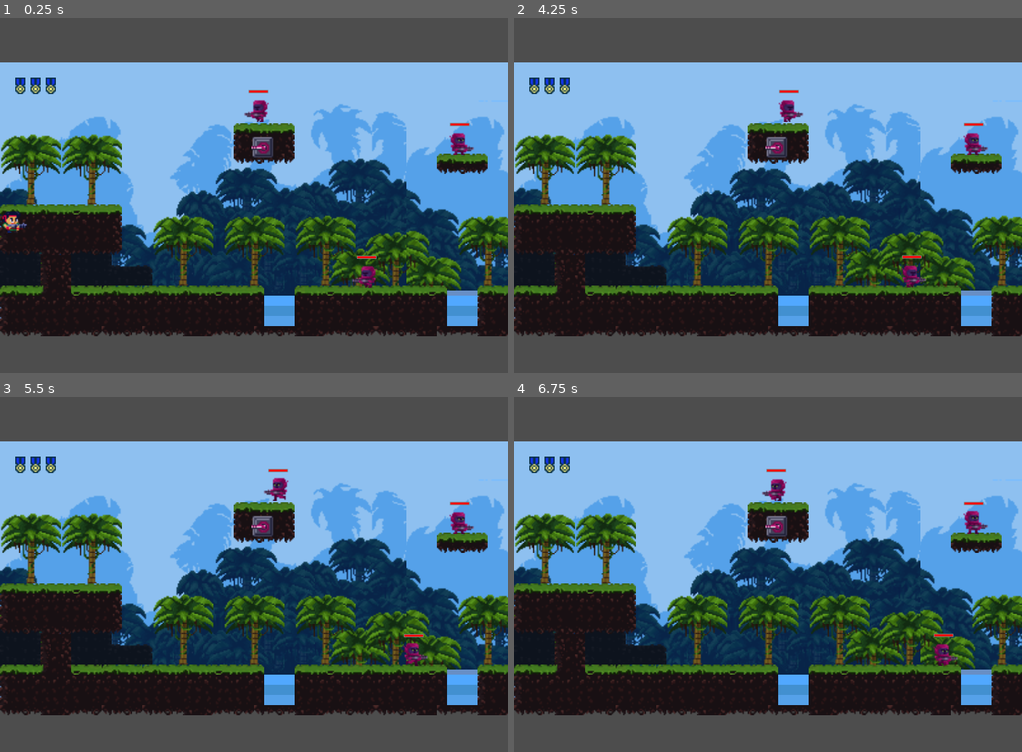
Above: before the commit, frames 1-4 (two rows, left to right).
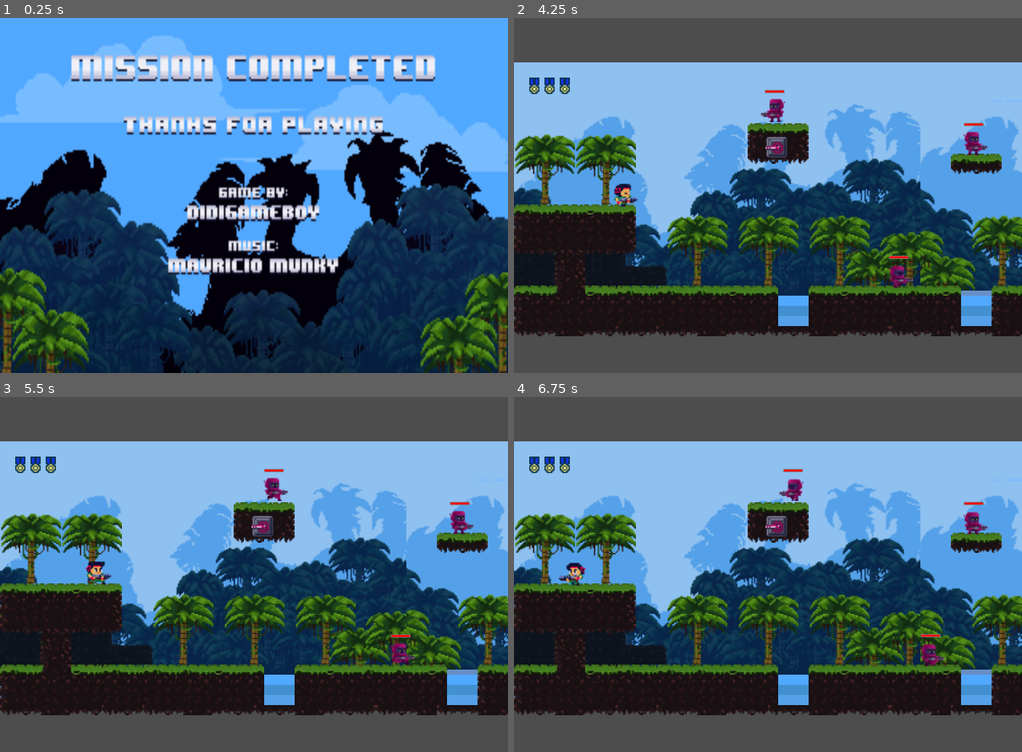
Above: after the commit, the same moments.

Repository: YugeCse/first-blood
Game: Godot game, scene res://scenes/tscns/splash_scene.tscn
The game is run twice, just before and just after one commit, with the same random seed, the same clock (stepped at 60 frames per second) and the same inputs. Before the commit the project starts from res://scenes/tscns/main_scene.tscn.
Inputs:
- Up to frame 1 (0.25 s): no input
- Up to frame 2 (4.25 s): hold Right (ui_right) 0.53-2.03 s; tap Up (ui_up) at 0.77, 1.52, 3.02, 3.77 s; hold Left (ui_left) 2.03-2.78 s; hold Right (ui_right) from 2.78 s (still down)
- Up to frame 3 (5.5 s): release Right (ui_right) at 4.28 s; hold Left (ui_left) 4.28-5.03 s; tap Up (ui_up) at 4.52 s; hold Right (ui_right) from 5.03 s (still down)
- Up to frame 4 (6.75 s): release Right (ui_right) at 5.78 s; hold Left (ui_left) from 5.78 s (still down); tap Up (ui_up) at 6.02 s

The runs differ from the first frame. In frame 1, 84% of the frame differs, in the area x 0-100%, y 0-100%; in frame 2, 1.1%; in frame 3, 1.0%; in frame 4, 1.2%.

Commit message:
#增加启动页进度条展示

Diff:
--- a/project.godot
+++ b/project.godot
@@ -15,7 +15,7 @@
 [application]
 
 config/name="FirstBlood"
-run/main_scene="uid://ch2wthxe3euso"
+run/main_scene="uid://23dkse8jpl62"
 config/features=PackedStringArray("4.5", "GL Compatibility")
 config/icon="res://icon.svg"
 
--- a/scenes/scripts/splash_scene.gd
+++ b/scenes/scripts/splash_scene.gd
@@ -1 +1,41 @@
-class_name SplashScene extends Node2D
+## 启动界面
+class_name SplashScene extends Control
+
+## 主场景是否加载完成
+var is_main_scene_loaded: bool = false
+
+## 主场景
+var main_scene_path = 'res://scenes/tscns/main_scene.tscn'
+
+## 主场景加载进度条
+@onready
+var progress_bar: ProgressBar = $ProgressBar
+
+func _ready() -> void:
+	ResourceLoader.load_threaded_request(main_scene_path)
+
+func _process(_delta: float) -> void:
+	if is_main_scene_loaded: return #场景加载过了，不用再加载了
+	var progress: Array[float] = [0.0]
+	var status = ResourceLoader\
+		.load_threaded_get_status(main_scene_path, progress)
+	match status:
+		ResourceLoader.ThreadLoadStatus.THREAD_LOAD_INVALID_RESOURCE:
+			print('场景不存在 ')
+			is_main_scene_loaded = true
+		ResourceLoader.ThreadLoadStatus.THREAD_LOAD_FAILED:
+			print('场景加载失败 ')
+			is_main_scene_loaded = true
+		ResourceLoader.ThreadLoadStatus.THREAD_LOAD_IN_PROGRESS:
+			progress_bar.ratio = progress[0]
+		ResourceLoader.ThreadLoadStatus.THREAD_LOAD_LOADED:
+			print('场景加载完成✅')
+			is_main_scene_loaded = true
+			_show_main_scene() #显示主场景
+
+## 显示主场景
+func _show_main_scene() -> void:
+	await get_tree().create_timer(1.0).timeout
+	var main_scene_packed = ResourceLoader\
+		.load_threaded_get(main_scene_path)
+	get_tree().change_scene_to_packed(main_scene_packed)
--- a/scenes/tscns/main_scene.tscn
+++ b/scenes/tscns/main_scene.tscn
@@ -2587,5 +2587,5 @@
 
 [node name="Player" parent="Camera2D" instance=ExtResource("3_aqrb5")]
 z_index = 2
-position = Vector2(10, 104)
+position = Vector2(10, 100)
 platform_floor_layers = 4294967294
--- a/scenes/tscns/splash_scene.tscn
+++ b/scenes/tscns/splash_scene.tscn
@@ -1,6 +1,32 @@
-[gd_scene load_steps=2 format=3 uid="uid://23dkse8jpl62"]
+[gd_scene load_steps=3 format=3 uid="uid://23dkse8jpl62"]
 
 [ext_resource type="Script" uid="uid://dhqne2kawbsdi" path="res://scenes/scripts/splash_scene.gd" id="1_av5we"]
+[ext_resource type="Texture2D" uid="uid://codignnivbey8" path="res://assets/titlescreen/CreditsScreen.png" id="2_qynjc"]
 
-[node name="SplashScene" type="Node2D"]
+[node name="SplashScene" type="Control"]
+clip_contents = true
+custom_minimum_size = Vector2(320, 180)
+layout_mode = 3
+anchors_preset = 15
+anchor_right = 1.0
+anchor_bottom = 1.0
+grow_horizontal = 2
+grow_vertical = 2
 script = ExtResource("1_av5we")
+
+[node name="TextureRect" type="TextureRect" parent="."]
+layout_mode = 1
+anchors_preset = 15
+anchor_right = 1.0
+anchor_bottom = 1.0
+grow_horizontal = 2
+grow_vertical = 2
+texture = ExtResource("2_qynjc")
+
+[node name="ProgressBar" type="ProgressBar" parent="."]
+layout_mode = 0
+offset_left = 376.0
+offset_top = 704.0
+offset_right = 814.0
+offset_bottom = 750.0
+theme_override_font_sizes/font_size = 30
